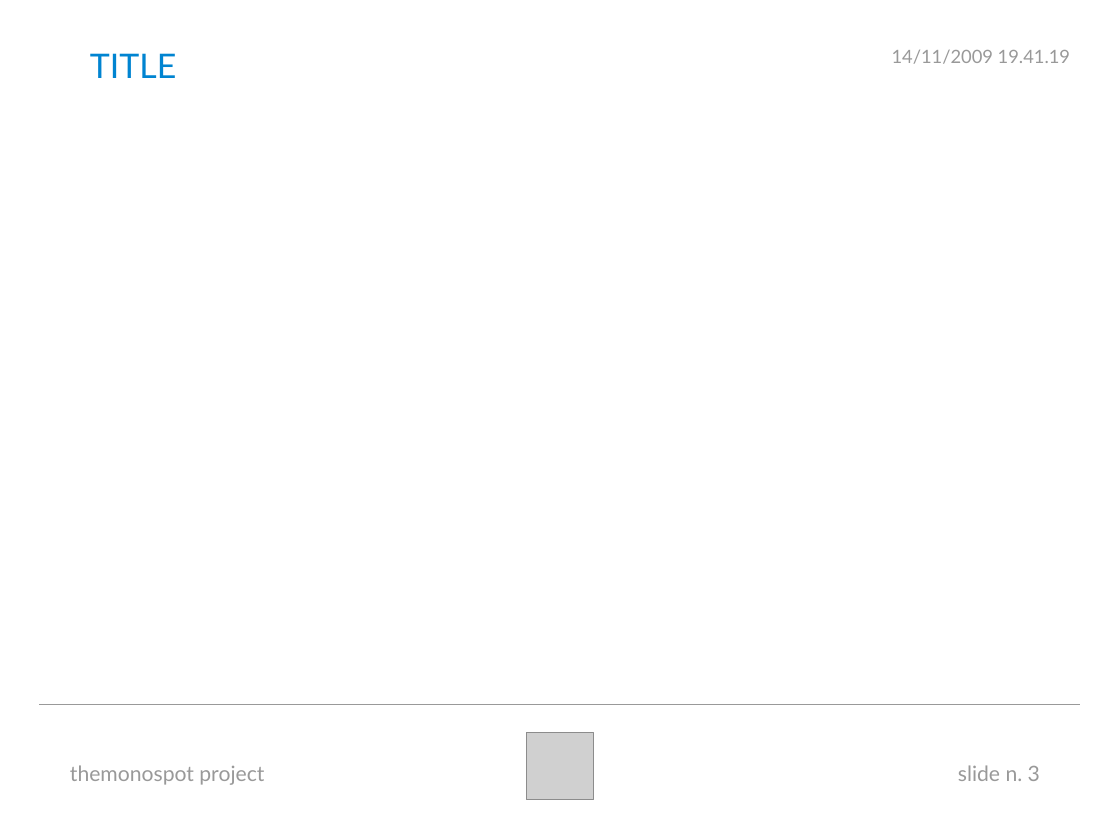
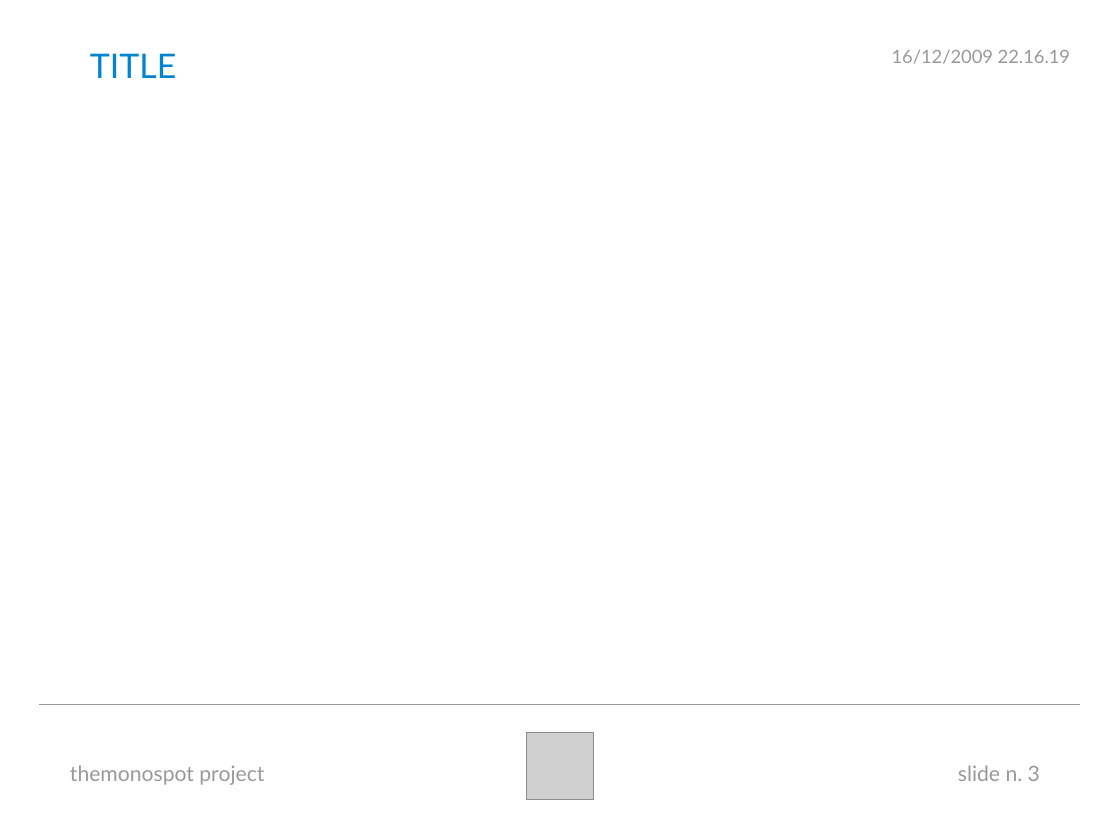
Before and after one commit to armando-basile/themonospot, a slide deck: slide 3 of trunk/docs/software_layout.odp. Drawn at 1120x840 pixels with LibreOffice and Linux fonts; fonts in the diff are those of the drawing; grey boxes stand for pictures. Boxes give left, top, right and bottom in pixels: in the first picture for what was removed or moved away, otherwise in the second. Text is boxed around its words. In the diff, an @@ line names an element or a change of style, - is before the commit and + after.

```diff
--- a/trunk/docs/software_layout.odp
+++ b/trunk/docs/software_layout.odp
@@ text at bbox=[892, 49, 1070, 64]: text changed @@
-14/11/2009 19.41.19
+16/12/2009 22.16.19
```
Also in this commit, not shown: 2 other slides changed, 35 other files.
